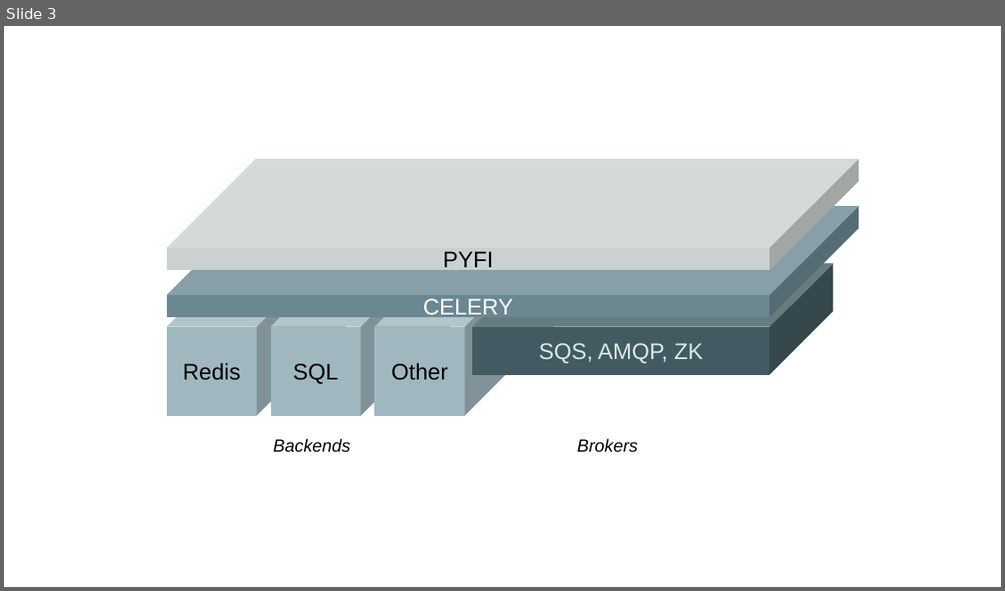
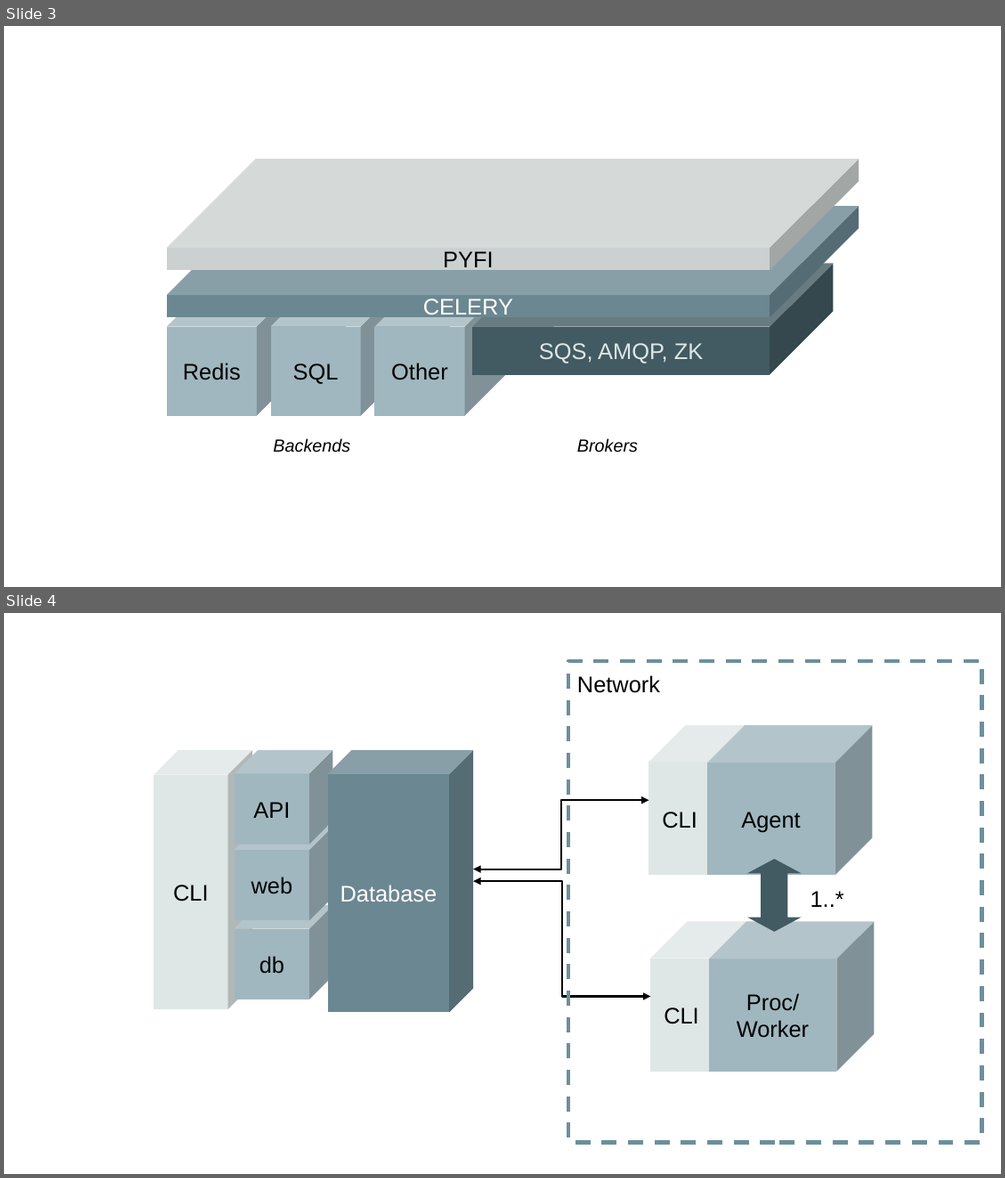
Before and after one commit to radiantone/pyfi-private, a slide deck: docs/architecture.odp. Shown one above the other, each under a label of ours: slide 3 before the commit, slides 3 and 4 after it. The pictures are 1005x591 and 1005x1178 pixels, drawn with LibreOffice and Linux fonts; fonts in the diff are those of the drawing. Boxes give left, top, right and bottom in pixels: in the first picture for what was removed or moved away, otherwise in the second. Text is boxed around its words. In the diff, an @@ line names an element or a change of style, - is before the commit and + after.

```diff
--- a/docs/architecture.odp
+++ b/docs/architecture.odp
@@ slide 4 added at (4,613,1001,1174), background #FFFFFF @@
@@ rectangle added at (568,661,982,1143), outline #6D8F9B 3 pt dashed @@
@@ text added at (577,675,660,693), 18 pt, text #000000 @@
+Network
@@ cube added at (649,725,747,876), fill #DEE7E5, 18 pt, text #000000 @@
+CLI
@@ cube added at (708,725,874,876), fill #A0B7BF, 18 pt, text #000000 @@
+Agent
@@ cube added at (154,750,252,1010), fill #DEE7E5, 18 pt, text #000000 @@
+CLI
@@ cube added at (235,750,333,844), fill #A0B7BF, 18 pt, text #000000 @@
+API
@@ cube added at (328,750,473,1013), fill #6B8791, 18 pt, text #FFFFFF @@
+Database
@@ elbow double arrow added from (473, 869) to (649, 800), #000000 1.5 pt @@
@@ cube added at (235,827,333,921), fill #A0B7BF, 18 pt, text #000000 @@
+web
@@ up down arrow added at (747,859,801,932), fill #425A62 @@
@@ cube added at (235,905,333,999), fill #A0B7BF, 18 pt, text #000000 @@
+db
@@ elbow double arrow added from (473, 881) to (651, 997), #000000 1.5 pt @@
@@ text added at (810,891,844,907), 18 pt, text #000000 @@
+1..*
@@ cube added at (651,922,749,1071), fill #DEE7E5, 18 pt, text #000000 @@
+CLI
@@ cube added at (709,922,874,1071), fill #A0B7BF, 18 pt, text #000000 @@
+Proc/
+Worker
```
Also in this commit, not shown: 6 other files.
